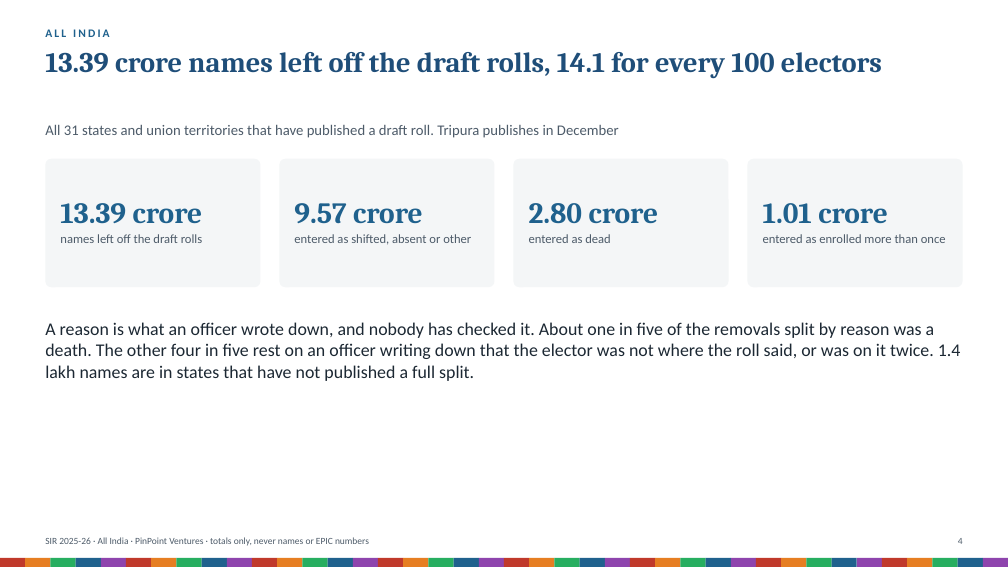
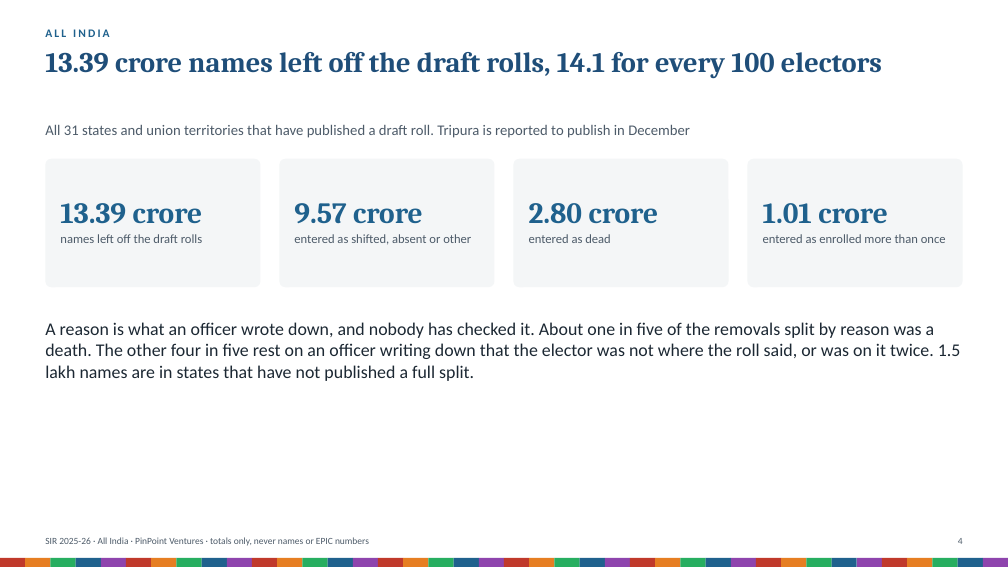
Before and after one commit to Varnasr/INDIA-DATA, a slide deck: slide 4 of reports/sir-india-deck.pptx. Drawn at 1008x567 pixels with LibreOffice and Linux fonts; fonts in the diff are those of the drawing. Boxes give left, top, right and bottom in pixels: in the first picture for what was removed or moved away, otherwise in the second. Text is boxed around its words. In the diff, an @@ line names an element or a change of style, - is before the commit and + after.

```diff
--- a/reports/sir-india-deck.pptx
+++ b/reports/sir-india-deck.pptx
@@ text at bbox=[45, 125, 690, 138]: text changed @@
-All 31 states and union territories that have published a draft roll. Tripura publishes in December
+All 31 states and union territories that have published a draft roll. Tripura is reported to publish in December
@@ text at bbox=[45, 322, 961, 381]: text changed @@
-A reason is what an officer wrote down, and nobody has checked it. About one in five of the removals split by reason was a death. The other four in five rest on an officer writing down that the elector was not where the roll said, or was on it twice. 1.4 lakh names are in states that have not published a full split.
+A reason is what an officer wrote down, and nobody has checked it. About one in five of the removals split by reason was a death. The other four in five rest on an officer writing down that the elector was not where the roll said, or was on it twice. 1.5 lakh names are in states that have not published a full split.
```
Also in this commit, not shown: 9 other slides changed, 52 other files.
